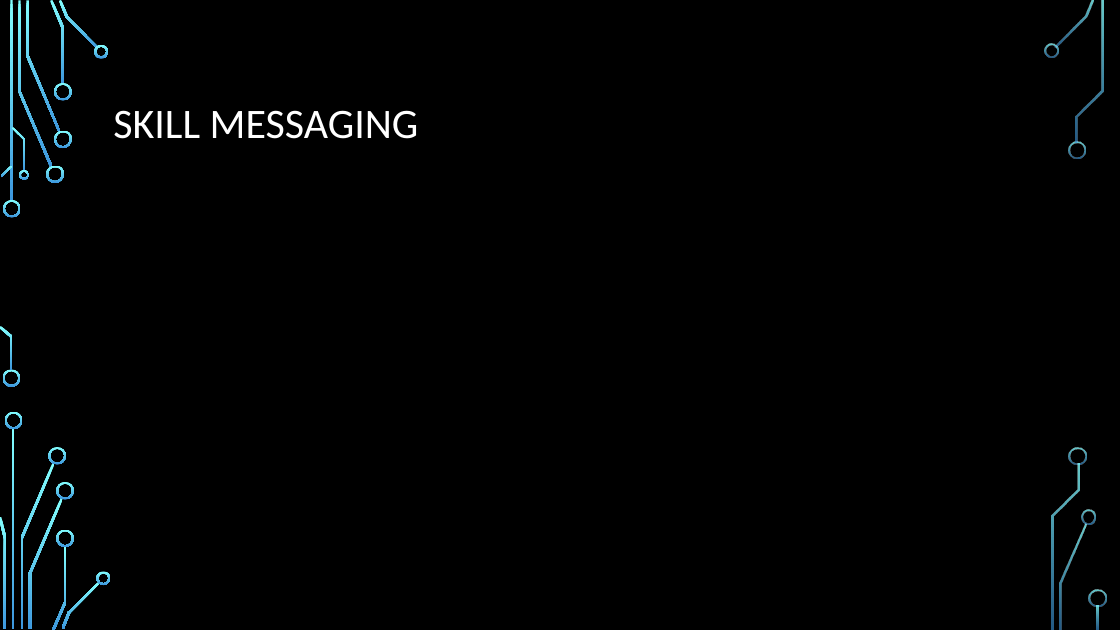
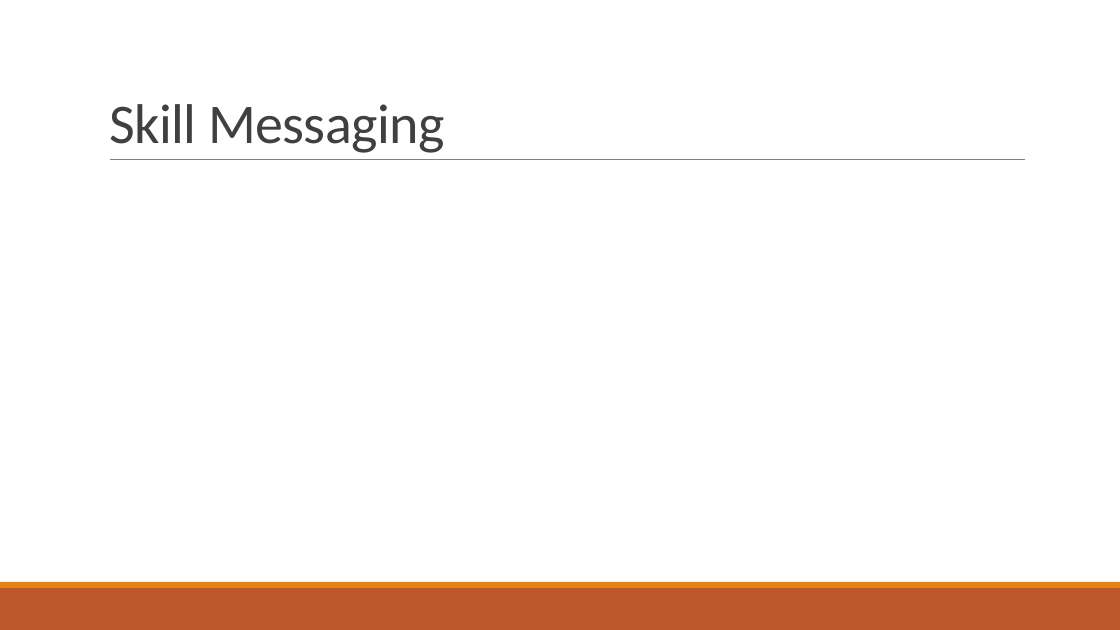
Before and after one commit to stoiveyp/DDDWales2018, a slide deck: slide 9 of Presentation/VoiceAndMore.pptx (slide 8 before the commit). Drawn at 1120x630 pixels with LibreOffice and Linux fonts; fonts in the diff are those of the drawing; background and template pictures are left out. Boxes give left, top, right and bottom in pixels: in the first picture for what was removed or moved away, otherwise in the second. Text is boxed around its words. In the diff, an @@ line names an element or a change of style, - is before the commit and + after.

```diff
--- a/Presentation/VoiceAndMore.pptx
+++ b/Presentation/VoiceAndMore.pptx
@@ background picture (left out) to #FFFFFF @@
@@ title "Skill Messaging" at box(109, 104, 444, 153): vertical alignment middle to bottom @@
@@ title at box(109, 104, 444, 153): text changed; size 36 to 48 pt; text colour #FFFFFF to #404040 @@
-SKILL MESSAGING
+Skill Messaging
@@ line added from (110, 160) to (1026, 160), #808080 0.5 pt @@
@@ rectangle added at box(0, 588, 1120, 630), fill #BD582C @@
@@ rectangle added at box(0, 582, 1120, 588), fill #E48312 @@
@@ group removed at box(0, 0, 1107, 630): 33 freeform shapes, 3 rectangles @@
```
Also in this commit, not shown: 8 other slides changed, 4 slides added, 3 slides removed.
